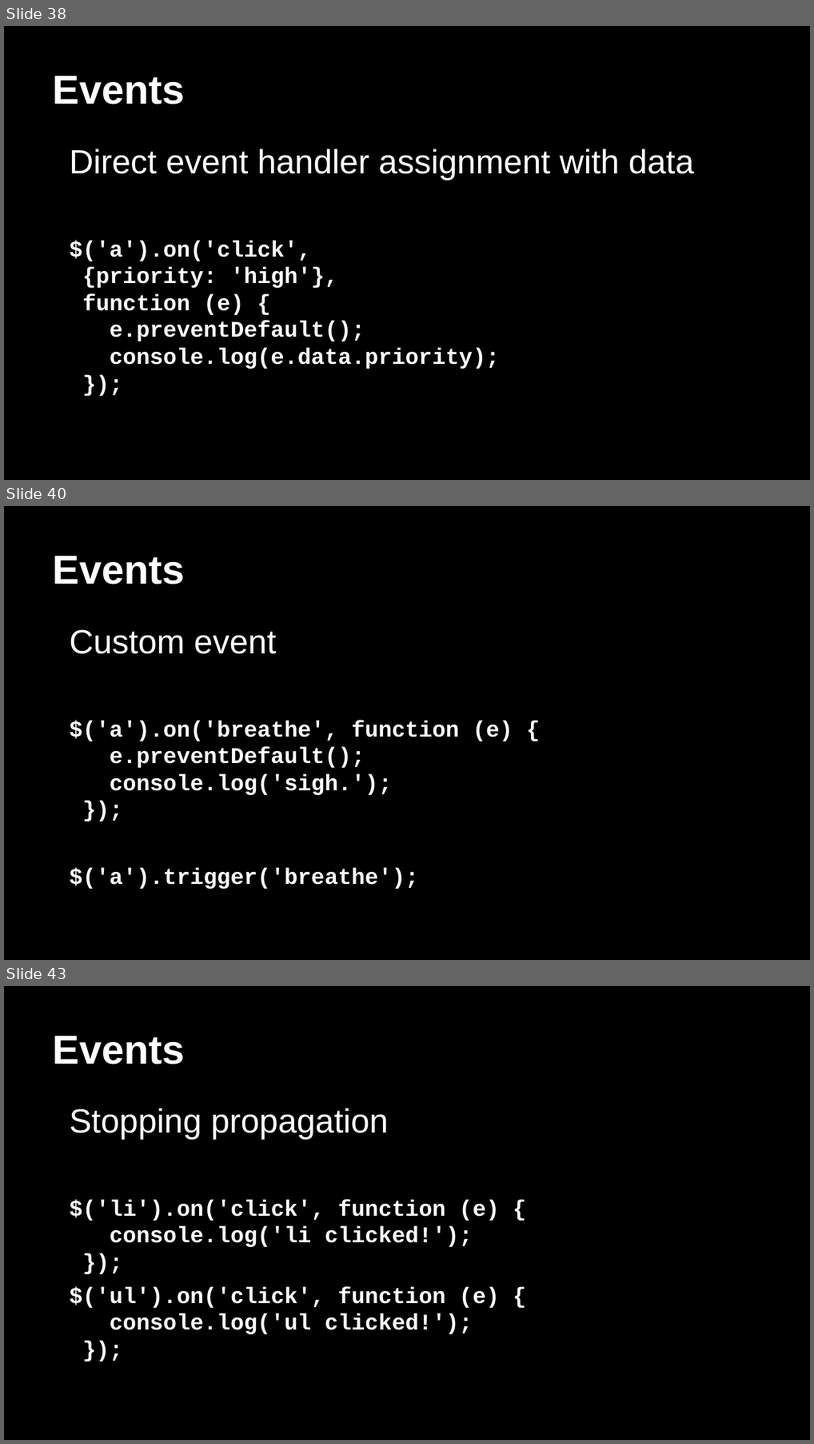
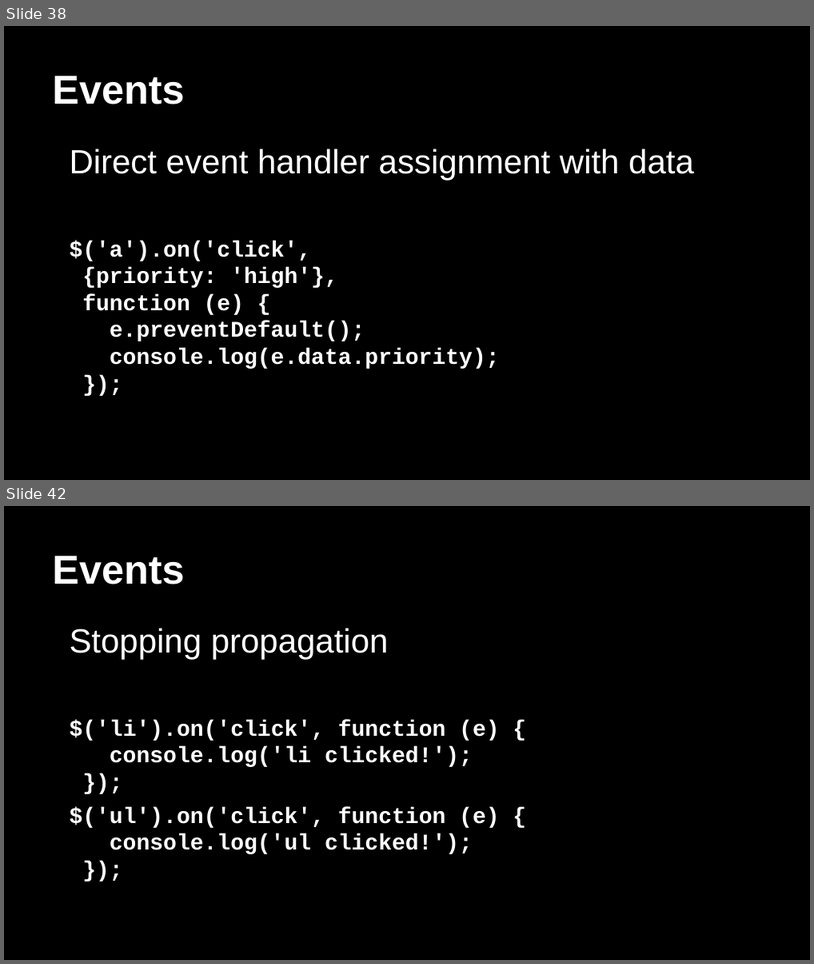
Before and after one commit to arapehl/drdobbsindia-jquery-workshop, a slide deck: Becoming a jQuery Expert.pptx. Shown one above the other, each under a label of ours: slides 38, 40 and 43 before the commit, slides 38 and 42 after it; the slides between them are not shown. The pictures are 814x1444 and 814x964 pixels, drawn with LibreOffice and Linux fonts; fonts in the diff are those of the drawing. Boxes give left, top, right and bottom in pixels: in the first picture for what was removed or moved away, otherwise in the second. Text is boxed around its words. In the diff, an @@ line names an element or a change of style, - is before the commit and + after.

```diff
--- a/Becoming a jQuery Expert.pptx
+++ b/Becoming a jQuery Expert.pptx
@@ slide 40 removed at <box>4,506,810,960</box>, background #000000 @@
@@ title removed at <box>52,556,184,584</box> @@
-Events
@@ text removed at <box>70,629,513,888</box> @@
-Custom event
-$('a').on('breathe', function (e) {
-e.preventDefault();
-console.log('sigh.');
-});
-$('a').trigger('breathe');
@@ what was slide 43 is now slide 42 @@
```
Also in this commit, not shown: 8 slides changed, 1 other file.
